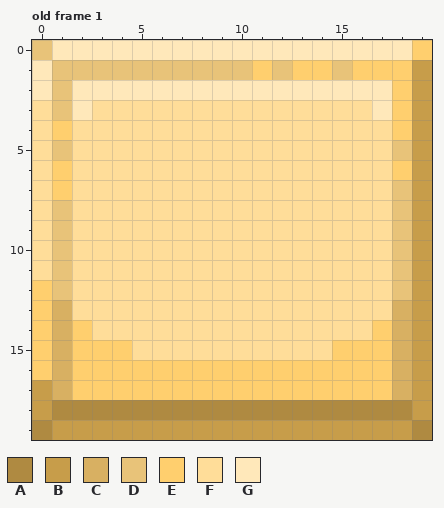
A pixel-art file gets an edit: SPRITES/ASEPRITE FILES/TilesSmall.aseprite. Above, as it was before the edit.
20x20 pixels, 6 frames. Colours within 5 levels of each other are drawn and written as one. Shown: old frame 1. The commit also changed other frames, which this record leaves out.
Palette (. is transparent): A #af8a41  B #c79d4a  C #d8b062  D #e8c379  E #ffcf6e  F #ffdd99  G #ffe8ba
Pixels before, old frame 1, first column x 0:
 0 DGGGGGGGGGGGGGGGGGGE
 1 GDDDDDDDDDDEDEEDEEEB
 2 GDGGGGGGGGGGGGGGGGEB
 3 FDGFFFFFFFFFFFFFFGEB
 4 FEFFFFFFFFFFFFFFFFEB
 5 FDFFFFFFFFFFFFFFFFDB
 6 FEFFFFFFFFFFFFFFFFEB
 7 FEFFFFFFFFFFFFFFFFDB
 8 FDFFFFFFFFFFFFFFFFDB
 9 FDFFFFFFFFFFFFFFFFDB
10 FDFFFFFFFFFFFFFFFFDB
11 FDFFFFFFFFFFFFFFFFDB
12 EDFFFFFFFFFFFFFFFFDB
13 ECFFFFFFFFFFFFFFFFCB
14 ECEFFFFFFFFFFFFFFECB
15 ECEEEFFFFFFFFFFEEECB
16 ECEEEEEEEEEEEEEEEECB
17 BCEEEEEEEEEEEEEEEECB
18 BAAAAAAAAAAAAAAAAAAB
19 ABBBBBBBBBBBBBBBBBBA
After:
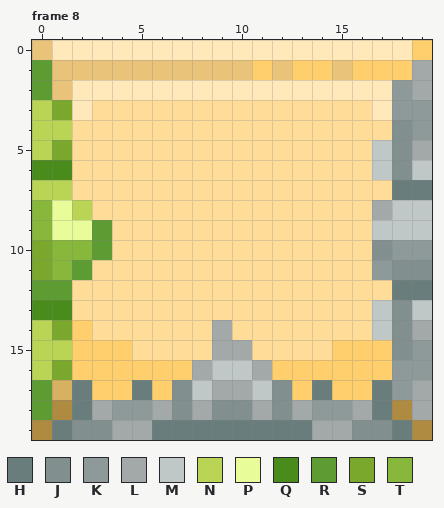
Colours new in this view: H #6a7d7d  J #818f8f  K #8e9999  L #a3a8a8  M #c0c7c7  N #bad455  P #e9fc9a  Q #498c1c  R #5c9c32  S #79a82d  T #88b83b
A new or re-ordered frame is compared with the old frame closest to it.
The edit:
frames 6 -> 9
Changed rows in their new state; - is an unchanged pixel.
Frame 8 is new; against old frame 1, layer "Layer 1":
first column x 0:
 1 R------------------L
 2 R-----------------KL
 3 NS----------------KK
 4 NN----------------JK
 5 NS---------------MJL
 6 QQ---------------MJM
 7 NN----------------HH
 8 TPN--------------LMM
 9 TPPR-------------MMM
10 STTR-------------JKK
11 STR--------------KJJ
12 RR----------------HH
13 QQ---------------MJM
14 NS-------L-------MJL
15 NN-------LL-------JK
16 NS------LMML------KK
17 R-H--H-JMLLMJ-H--HKL
18 R-HLKKLJLJJLJLKKLH-L
19 -HJJLLHHHHHHHHLLJJH-
Changed places in both pictures, as pixel boxes (x1, y1, x2, y2):
changed: (32, 60, 432, 440)
